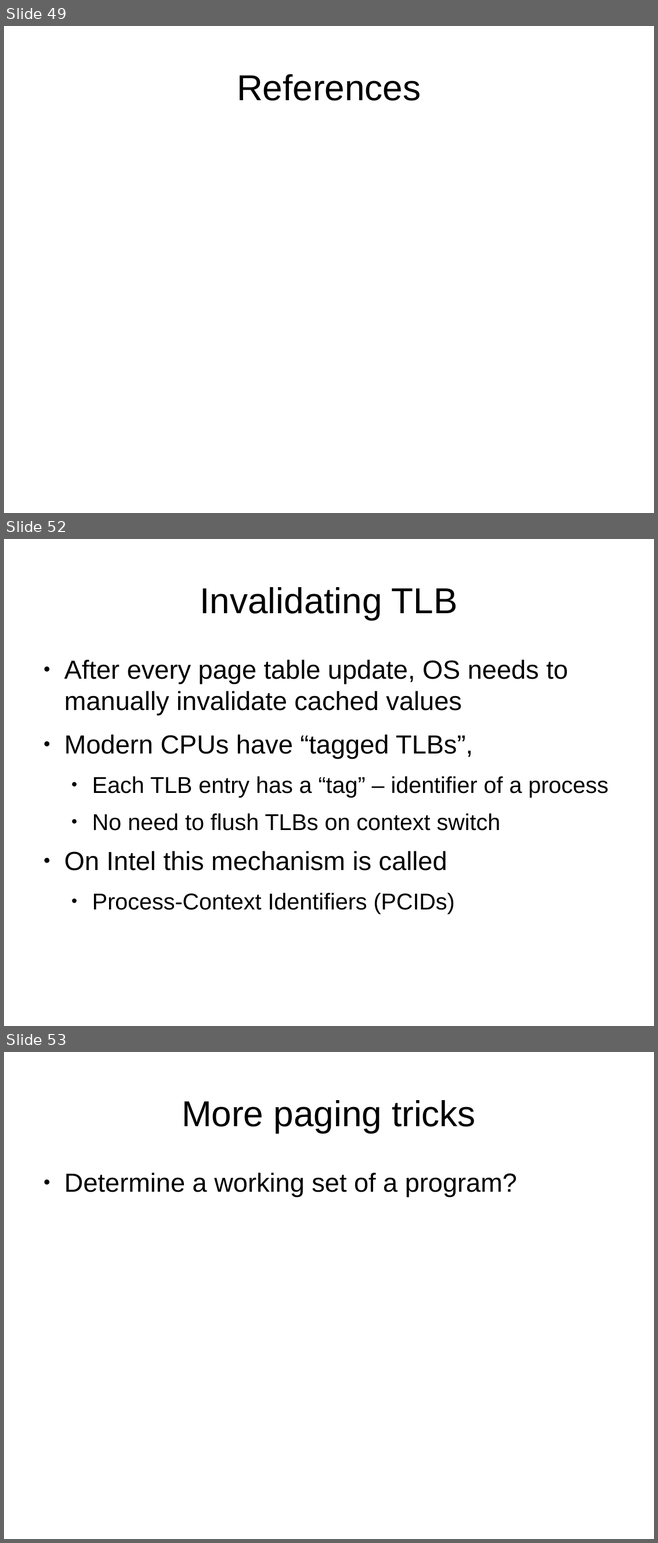
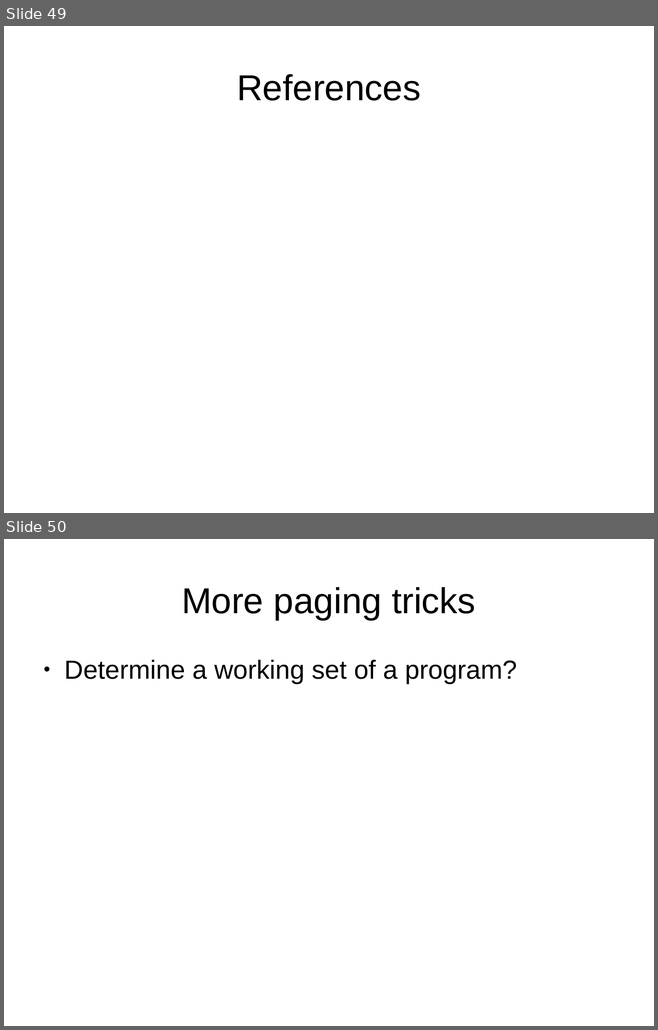
Before and after one commit to antonburtsev/cs5460, a slide deck: lectures/lecture06-address-translation-part2/lecture06-address-translation-part2.odp. Shown one above the other, each under a label of ours: slides 49, 52 and 53 before the commit, slides 49 and 50 after it; the slides between them are not shown. The pictures are 658x1543 and 658x1030 pixels, drawn with LibreOffice and Linux fonts; fonts in the diff are those of the drawing. Boxes give left, top, right and bottom in pixels: in the first picture for what was removed or moved away, otherwise in the second. Text is boxed around its words. In the diff, an @@ line names an element or a change of style, - is before the commit and + after.

```diff
--- a/lectures/lecture06-address-translation-part2/lecture06-address-translation-part2.odp
+++ b/lectures/lecture06-address-translation-part2/lecture06-address-translation-part2.odp
@@ slide 52 removed at (x1=4, y1=539, x2=654, y2=1026), background #FFFFFF @@
@@ title removed at (x1=200, y1=587, x2=458, y2=620) @@
-Invalidating TLB
@@ text removed at (x1=64, y1=660, x2=608, y2=914) @@
-● After every page table update, OS needs to manually invalidate cached values
-● Modern CPUs have “tagged TLBs”,
-  ● Each TLB entry has a “tag” – identifier of a process
-  ● No need to flush TLBs on context switch
-● On Intel this mechanism is called
-  ● Process-Context Identifiers (PCIDs)
@@ what was slide 53 is now slide 50 @@
```
Also in this commit, not shown: 16 other slides removed, 7 other files.
